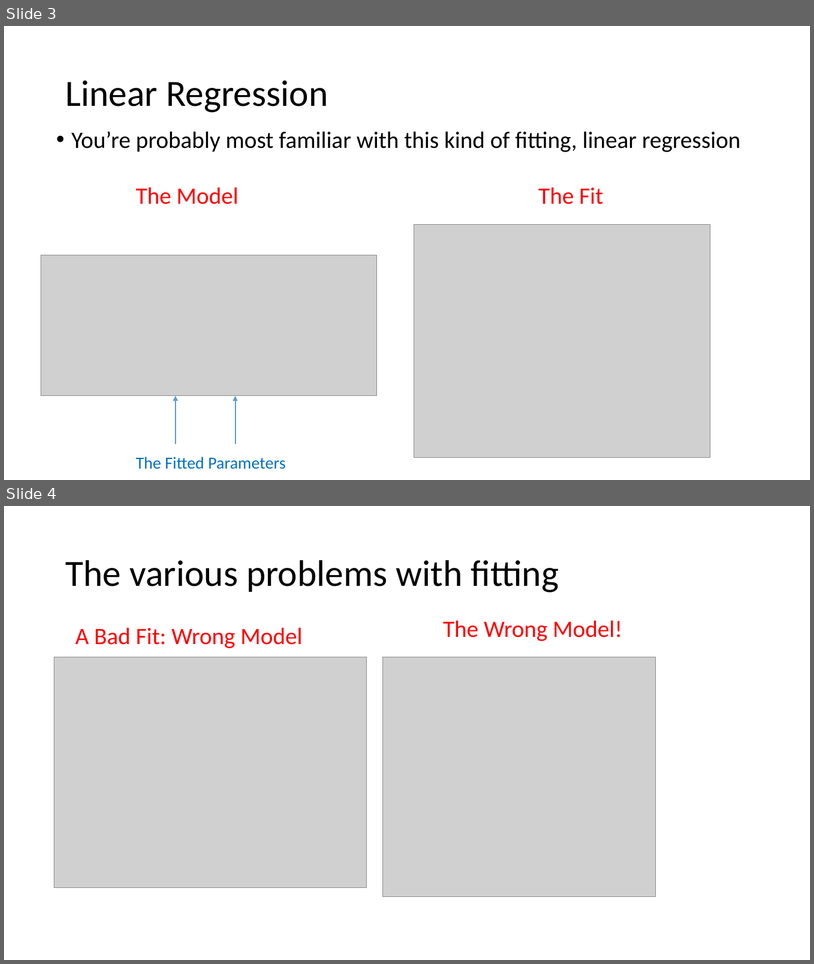
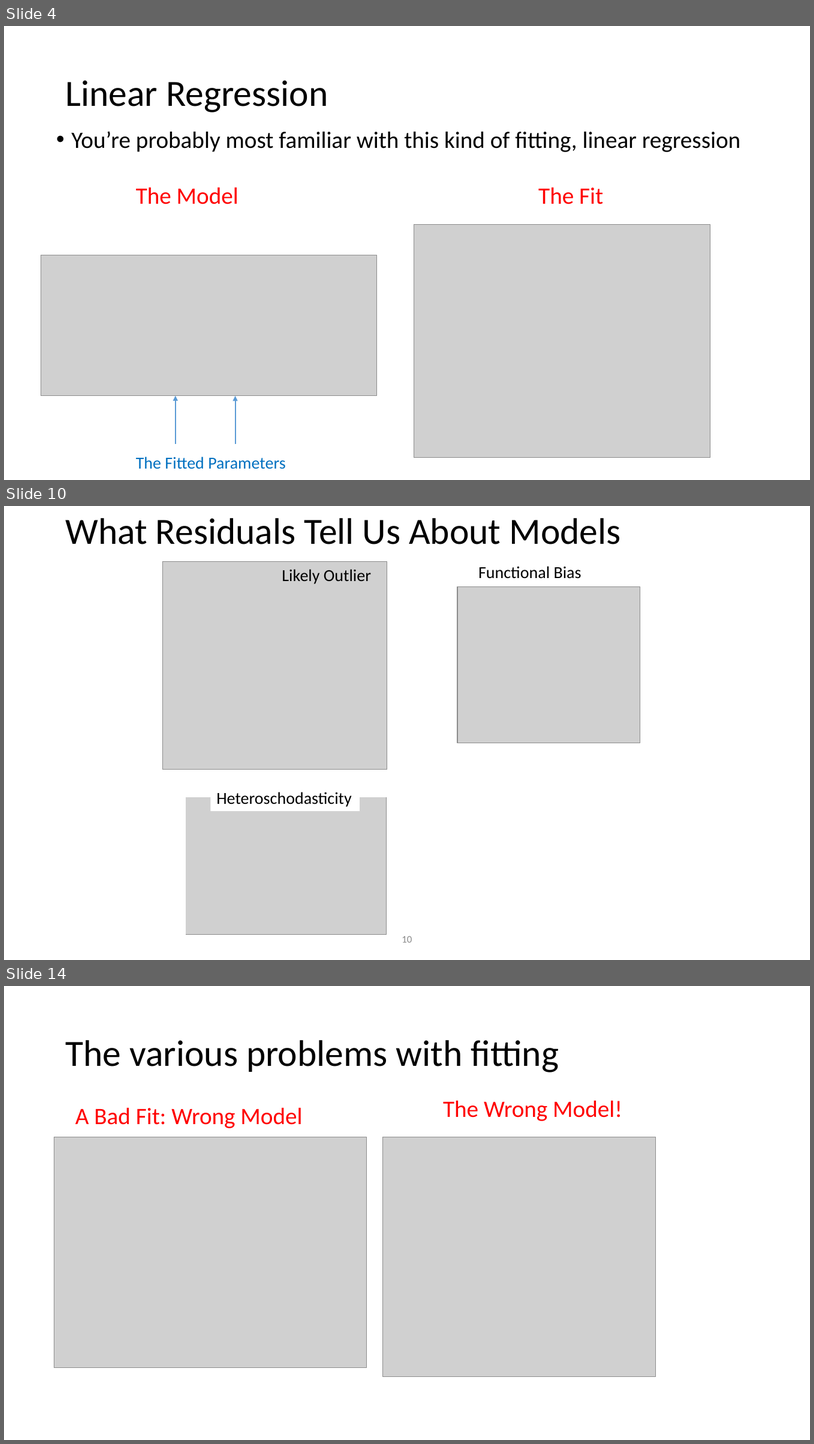
Before and after one commit to ModelEngineering/advancing-biomedical-models, a slide deck: Lectures/Lecture_7_Model_Fitting.pptx. Shown one above the other, each under a label of ours: slides 3 and 4 before the commit, slides 4, 10 and 14 after it; the slides between them are not shown. The pictures are 814x964 and 814x1444 pixels, drawn with LibreOffice and Linux fonts; fonts in the diff are those of the drawing; grey boxes stand for pictures. Boxes give left, top, right and bottom in pixels: in the first picture for what was removed or moved away, otherwise in the second. Text is boxed around its words. In the diff, an @@ line names an element or a change of style, - is before the commit and + after.

```diff
--- a/Lectures/Lecture_7_Model_Fitting.pptx
+++ b/Lectures/Lecture_7_Model_Fitting.pptx
@@ slide 10 added at (4,506,810,960), background #FFFFFF @@
@@ title added at (65,518,621,544), 44 pt, text #000000 @@
+What Residuals Tell Us About Models
@@ picture added at (162,562,387,769) @@
@@ text added at (282,569,371,584), 20 pt, text #000000 @@
+Likely Outlier
@@ text added at (479,566,582,579), 20 pt, text #000000 @@
+Functional Bias
@@ picture added at (458,586,641,742) @@
@@ group added at (140,781,392,937): 3 rectangles, 1 picture @@
+Heteroschodasticity
@@ page number added at (402,936,412,942), 12 pt, text #8C8C8C @@
+10
@@ what was slide 3 is now slide 4 @@
@@ what was slide 4 is now slide 14 @@
```
Also in this commit, not shown: 1 slide changed, 10 other slides added, 1 slide removed, 1 other file.
